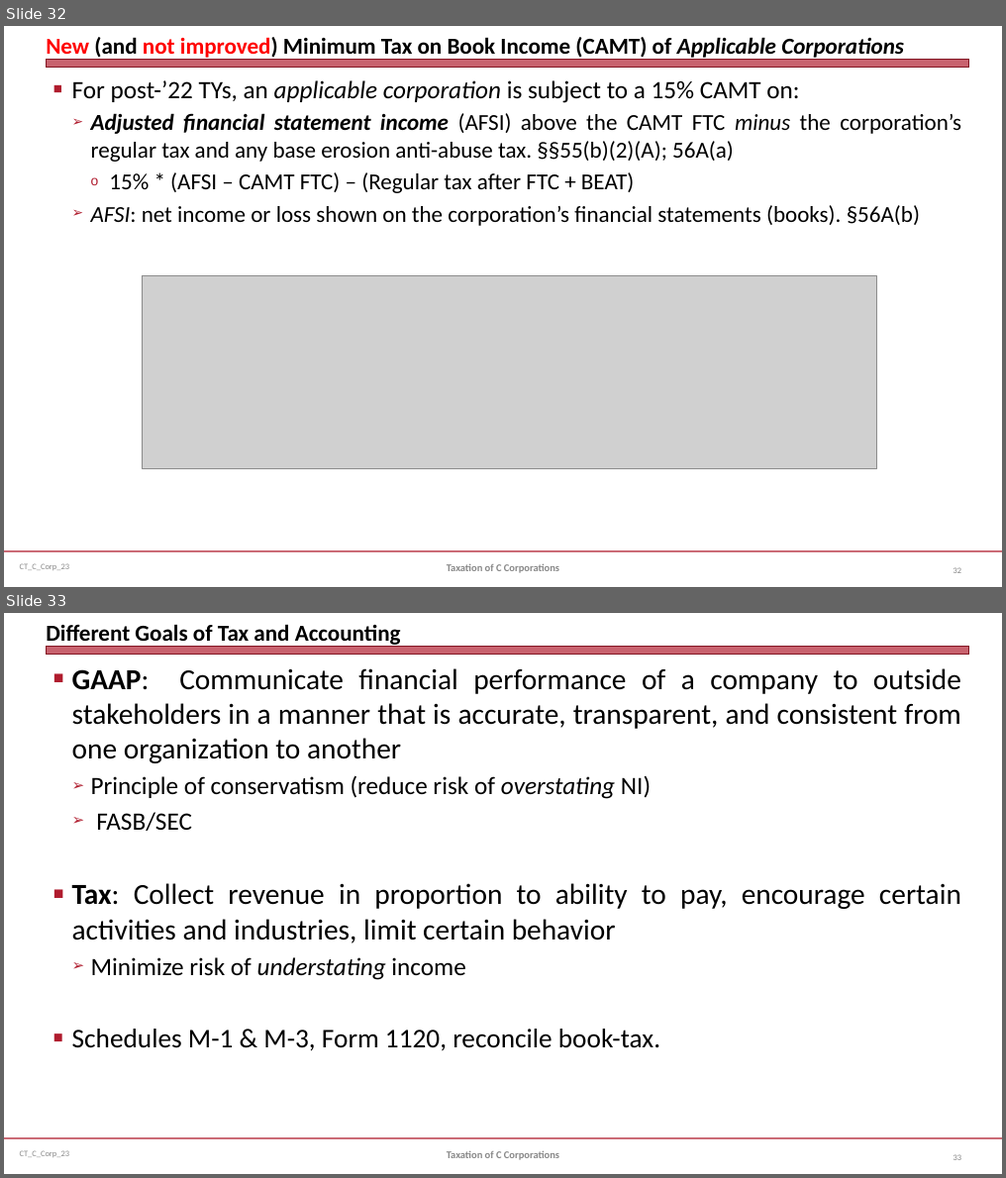
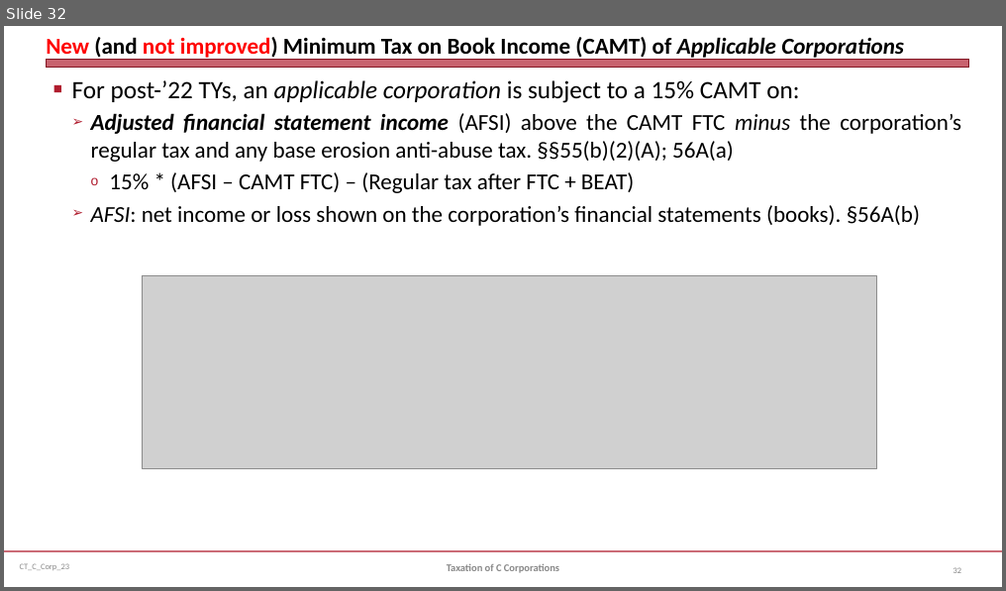
Before and after one commit to jmc877/Corporate-Tax, a slide deck: slides/CT_C_Corp_23.pptx. Shown one above the other, each under a label of ours: slides 32 and 33 before the commit, slide 32 after it. The pictures are 1006x1178 and 1006x591 pixels, drawn with LibreOffice and Linux fonts; fonts in the diff are those of the drawing; grey boxes stand for pictures. Boxes give left, top, right and bottom in pixels: in the first picture for what was removed or moved away, otherwise in the second. Text is boxed around its words. In the diff, an @@ line names an element or a change of style, - is before the commit and + after.

```diff
--- a/slides/CT_C_Corp_23.pptx
+++ b/slides/CT_C_Corp_23.pptx
@@ slide 33 removed at box(4, 613, 1002, 1174), background #FFFFFF; not listed: 3 template elements that a slide beside it also shows @@
@@ title removed at box(46, 624, 401, 648) @@
-Different Goals of Tax and Accounting
@@ text removed at box(72, 668, 961, 1052) @@
-■ GAAP: Communicate financial performance of a company to outside stakeholders in a manner that is accurate, transparent, and consistent from one organization to another
-  ➢ Principle of conservatism (reduce risk of overstating NI)
-  ➢ FASB/SEC
-■ Tax: Collect revenue in proportion to ability to pay, encourage certain activities and industries, limit certain behavior
-  ➢ Minimize risk of understating income
-■ Schedules M-1 & M-3, Form 1120, reconcile book-tax.
@@ text removed at box(447, 1152, 559, 1160) @@
-Taxation of C Corporations
@@ page number removed at box(953, 1155, 961, 1160) @@
-33
```
